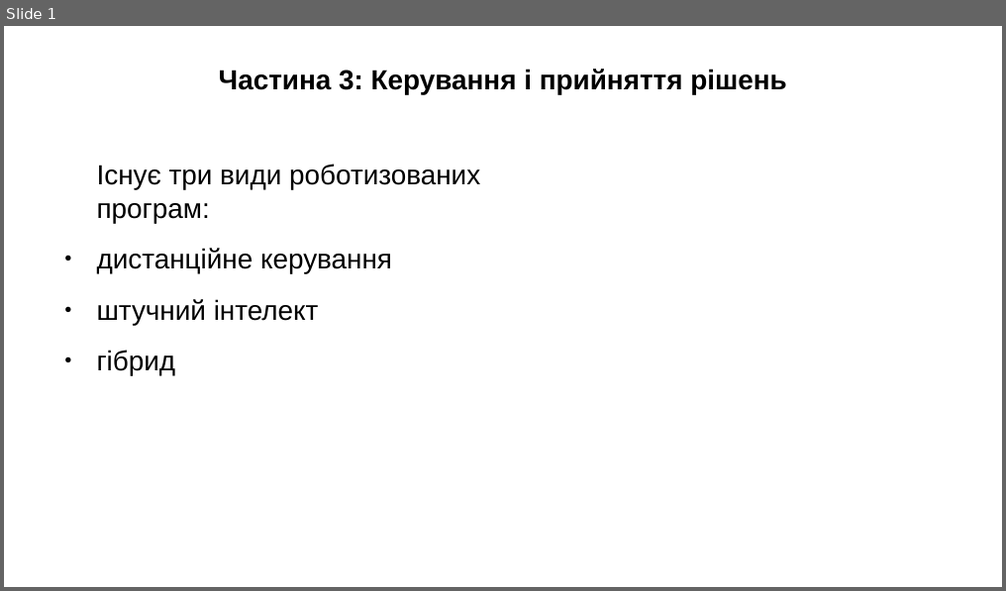
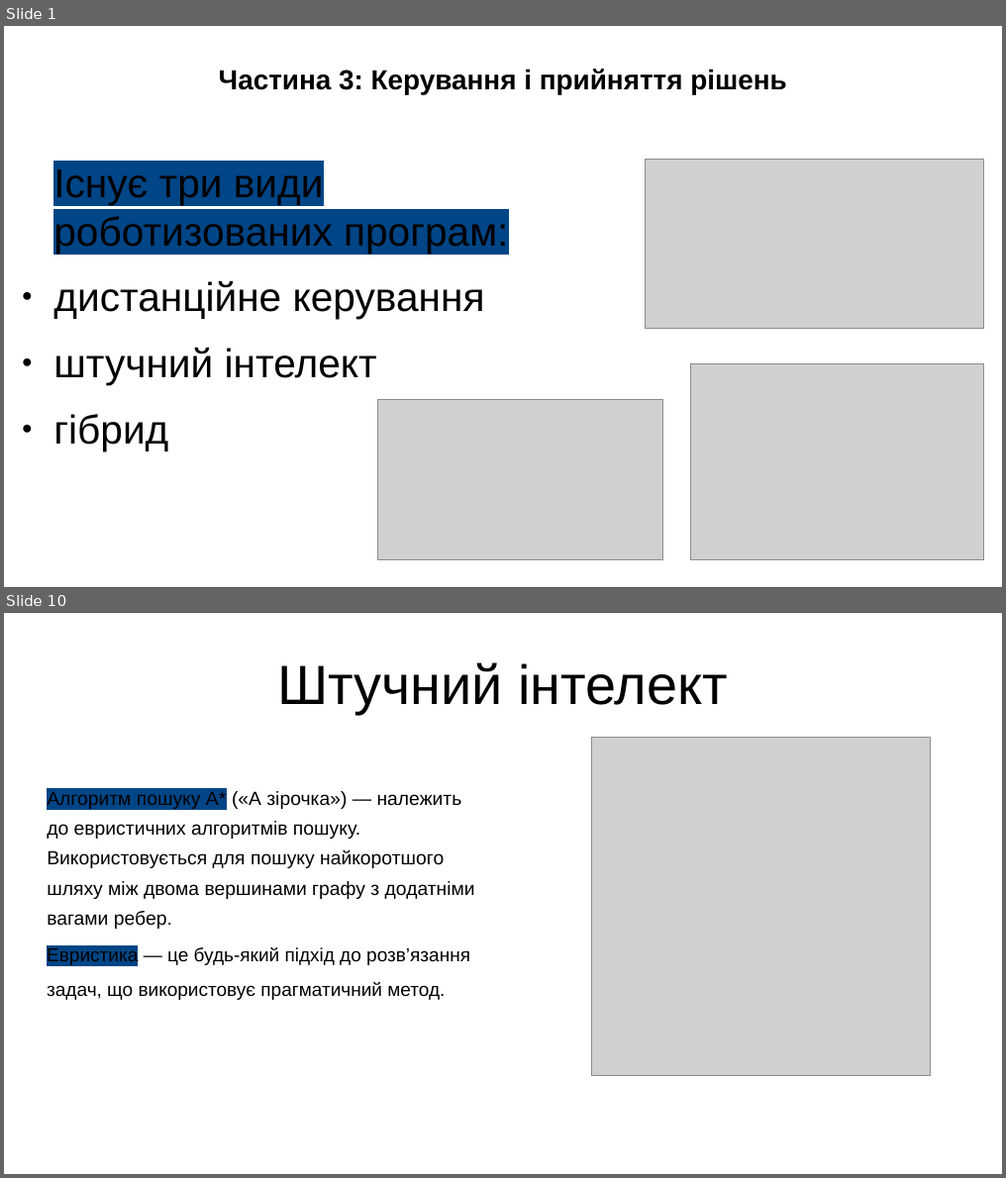
Before and after one commit to viacheslav-davydenko-26-kse/kse-cs101-group-presentation, a slide deck: blocks/03_viacheslav/assets/slides.odp. Shown one above the other, each under a label of ours: slide 1 before the commit, slides 1 and 10 after it; the slides between them are not shown. The pictures are 1006x591 and 1006x1178 pixels, drawn with LibreOffice and Linux fonts; fonts in the diff are those of the drawing; grey boxes stand for pictures. Boxes give left, top, right and bottom in pixels: in the first picture for what was removed or moved away, otherwise in the second. Text is boxed around its words. In the diff, an @@ line names an element or a change of style, - is before the commit and + after.

```diff
--- a/blocks/03_viacheslav/assets/slides.odp
+++ b/blocks/03_viacheslav/assets/slides.odp
@@ slide 10 added at (x1=4, y1=613, x2=1002, y2=1174), background #FFFFFF @@
@@ title added at (x1=277, y1=663, x2=728, y2=714), 44 pt, text #000000 @@
+Штучний інтелект
@@ picture added at (x1=593, y1=738, x2=932, y2=1076) @@
@@ text added at (x1=47, y1=791, x2=475, y2=929), 15.2 pt, text #000000 @@
+Алгоритм пошуку А* («А зірочка») — належить до евристичних алгоритмів пошуку. Використовується для пошуку найкоротшого шляху між двома вершинами графу з додатніми вагами ребер.
@@ text added at (x1=47, y1=948, x2=470, y2=1000), 15 pt, text #000000 @@
+Евристика — це будь-який підхід до розв’язання задач, що використовує прагматичний метод.
@@ slide 1 changed as well @@
@@ text "Існує три види роботизованих програм:" moved from (x1=97, y1=164, x2=480, y2=375) to (x1=54, y1=170, x2=508, y2=452) @@
@@ text "Існує три види роботизованих програм:" at (x1=54, y1=170, x2=508, y2=452): size 22 to 32 pt; highlight none to #004586 in "Існує три види роботизованих програм:" @@
@@ picture added at (x1=647, y1=160, x2=985, y2=329) @@
@@ picture added at (x1=690, y1=365, x2=985, y2=562) @@
@@ picture added at (x1=377, y1=400, x2=663, y2=561) @@
```
Also in this commit, not shown: 9 other slides added, 5 other files.
